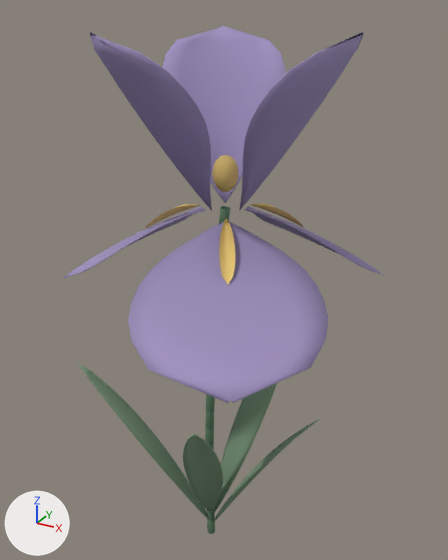
Renders of the glTF model www/models/flowers/iris-rare-v2.glb from each side of a commit.
One viewpoint serves both versions: a 50 mm camera at (1.07, -1.82, 2.15) aimed at (0.01, 0.09, 1.2). Arrows for +X, +Y and +Z are at lower left; the lights stay in place. The first picture is the older version. Vertices at exactly the same position are counted once.

Names of what the first picture shows: 'iris-rare-v2-center', 'iris-rare-v2-leaf', 'iris-rare-v2-petal', 'iris-rare-v2-stem'.
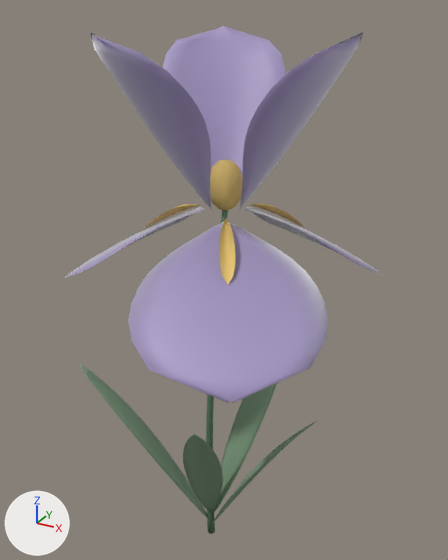
Boxes (x1, y1, x2, y2) around the edits, measured in the pictures (448 x 560 px; the box of a moved part takes in the faces that stretch with it):
```json
{"object": "iris-rare-v2-petal", "change": "surface changed", "before": [64, 32, 382, 399], "after": [64, 32, 382, 399]}
{"object": "iris-rare-v2-center", "change": "reshaped", "before": [145, 155, 304, 284], "after": [145, 159, 304, 284]}
{"part": 1, "of": "me_iris_rare_v2_center", "change": "moved or reshaped", "before": [212, 155, 239, 192], "after": [210, 159, 242, 210]}
```

The change, as JSON lines over the scene's bpy script:
```json
{"block": "mat_iris_petal_002", "where": "n0 = _N.new('ShaderNodeBsdfPrincipled'); n0.name = 'Principled BSDF'"}
{"op": "add", "block": "mat_iris_petal_002", "code": "n0.inputs[24].default_value = 1.0  # 'Sheen Weight'"}
{"block": "me_iris_rare_v2_center", "where": "# used by ob_iris_rare_v2_center; location = (0.0, 0.0, 0.0)"}
{"op": "remove", "block": "me_iris_rare_v2_center", "code": "me_iris_rare_v2_center.from_pydata(...)  # 417 vertices, 688 faces; spans x -0.278..0.251, y -0.306..0.301, z 1.384..1.702"}
{"op": "add", "block": "me_iris_rare_v2_center", "code": "me_iris_rare_v2_center.from_pydata(...)  # 417 vertices, 688 faces; spans x -0.278..0.251, y -0.306..0.301, z 1.384..1.687"}
{"block": "me_iris_rare_v2_center", "change": "me_iris_rare_v2_center part 1: the loose piece of 144 vertices spanning x 0.026..0.116, y -0.048..0.042, z 1.576..1.702 is scaled about its middle by 1.4, then moved by (0.0, 0.0, -0.04)"}
```
